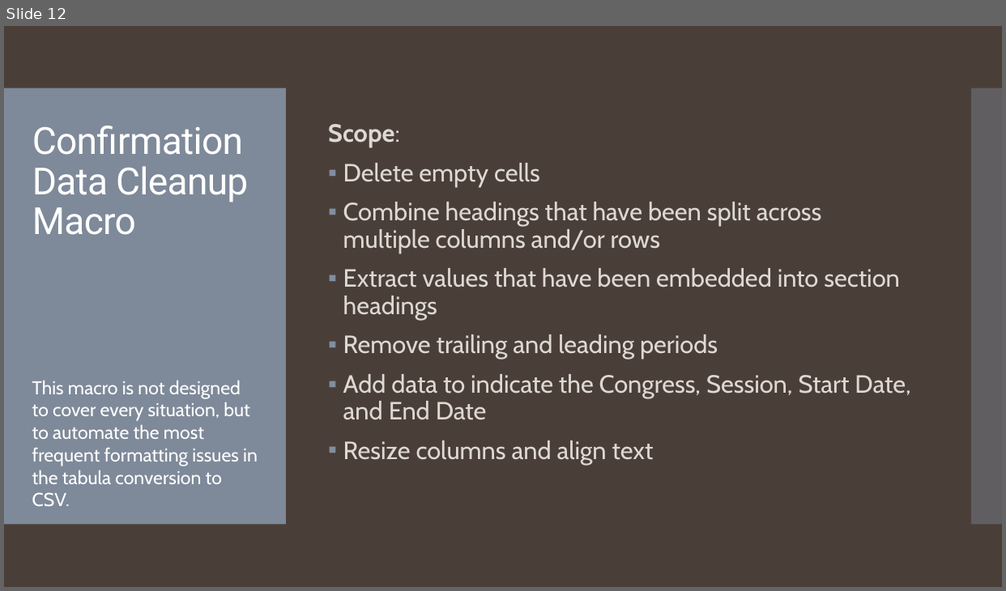
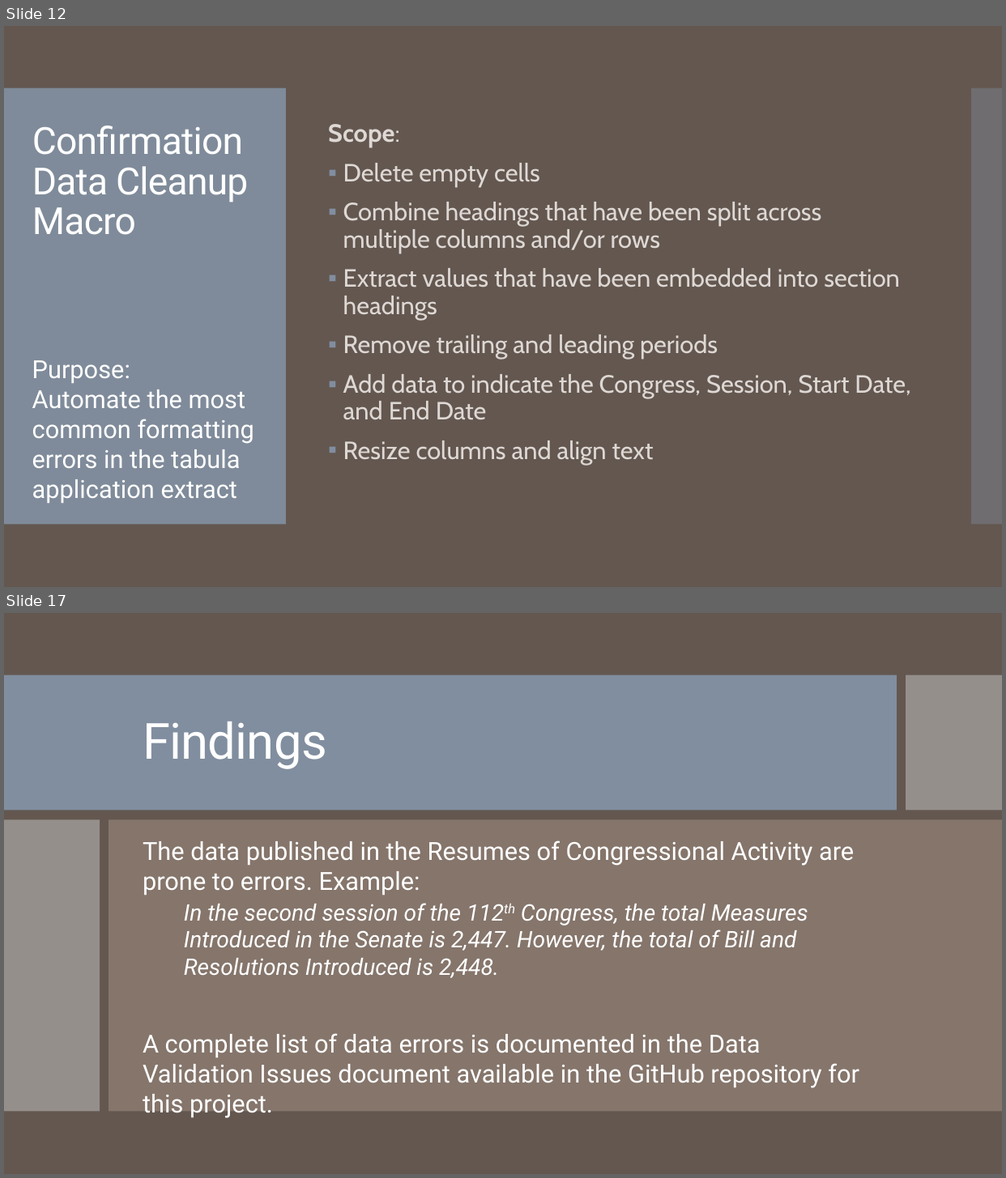
Before and after one commit to tamimcm416/congressional_data_scrape, a slide deck: Data Scrape and Validation Presentation.pptx. Shown one above the other, each under a label of ours: slide 12 before the commit, slides 12 and 17 after it; the slides between them are not shown. The pictures are 1006x591 and 1006x1178 pixels, drawn with LibreOffice and Linux fonts; fonts in the diff are those of the drawing. Boxes give left, top, right and bottom in pixels: in the first picture for what was removed or moved away, otherwise in the second. Text is boxed around its words. In the diff, an @@ line names an element or a change of style, - is before the commit and + after.

```diff
--- a/Data Scrape and Validation Presentation.pptx
+++ b/Data Scrape and Validation Presentation.pptx
@@ slide 17 added at box(4, 613, 1002, 1174), background #645851; not listed: 2 template elements that a slide beside it also shows @@
@@ rectangle added at box(4, 613, 1002, 1174), fill #645851 @@
@@ rectangle added at box(4, 675, 897, 811), fill #818E9F @@
@@ rectangle added at box(906, 675, 1002, 811), fill #C8C8C8 at 50% opacity @@
@@ title added at box(143, 722, 327, 769), 48 pt, text #FFFFFF @@
+Findings
@@ rectangle added at box(4, 820, 100, 1112), fill #C8C8C8 at 50% opacity @@
@@ rectangle added at box(108, 820, 1002, 1112), fill #9D897D at 60% opacity @@
@@ text added at box(143, 841, 859, 1118), 24 pt, text #FFFFFF @@
+The data published in the Resumes of Congressional Activity are prone to errors. Example:
+  In the second session of the 112th Congress, the total Measures Introduced in the Senate is 2,447. However, the total of Bill and Resolutions Introduced is 2,448.
+A complete list of data errors is documented in the Data Validation Issues document available in the GitHub repository for this project.
@@ slide 12 changed as well @@
@@ background #4A3F38 to #645851 @@
@@ text at box(32, 361, 254, 503): text changed; size 18 to 24 pt; font Cabin to Roboto @@
-This macro is not designed to cover every situation, but to automate the most frequent formatting issues in the tabula conversion to CSV.
+Purpose:
+Automate the most common formatting errors in the tabula application extract
```
Also in this commit, not shown: 16 other slides changed, 5 other slides added, 2 slides removed.
